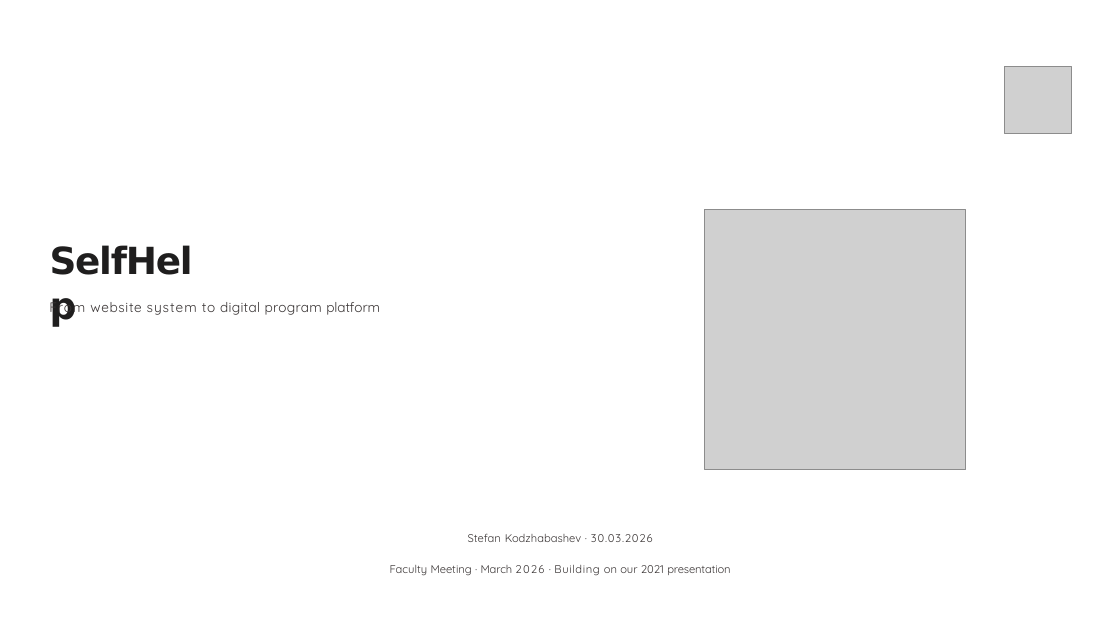
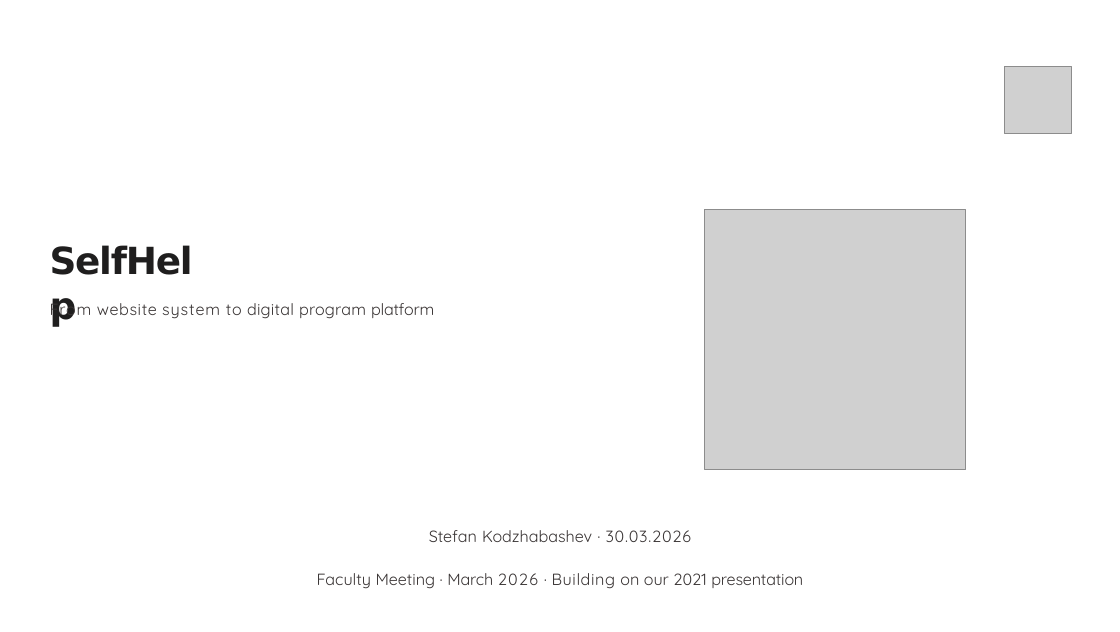
Before and after one commit to humdek-unibe-ch/sh-docs-presentations, a slide deck: slide 1 of SelfHelp-2026-e.pptx. Drawn at 1120x632 pixels with LibreOffice and Linux fonts; fonts in the diff are those of the drawing; grey boxes stand for pictures. Boxes give left, top, right and bottom in pixels: in the first picture for what was removed or moved away, otherwise in the second. Text is boxed around its words. In the diff, an @@ line names an element or a change of style, - is before the commit and + after.

Commit message:
2026 presentation

```diff
--- a/SelfHelp-2026-e.pptx
+++ b/SelfHelp-2026-e.pptx
@@ text "From website system to digital ..." at (97,303,434,319): size 11 to 13 pt @@
@@ text "Stefan Kodzhabashev · 30.03.2026": place and size @@
-text "Stefan Kodzhabashev · 30.03.2026" at (390,533,730,576)
+text "Stefan Kodzhabashev · 30.03.2026" at (317,530,803,589)
@@ text "Stefan Kodzhabashev · 30.03.2026" at (317,530,803,589): size 9 to 13 pt @@
```
Also in this commit, not shown: 1 slide removed, 2 other files.
